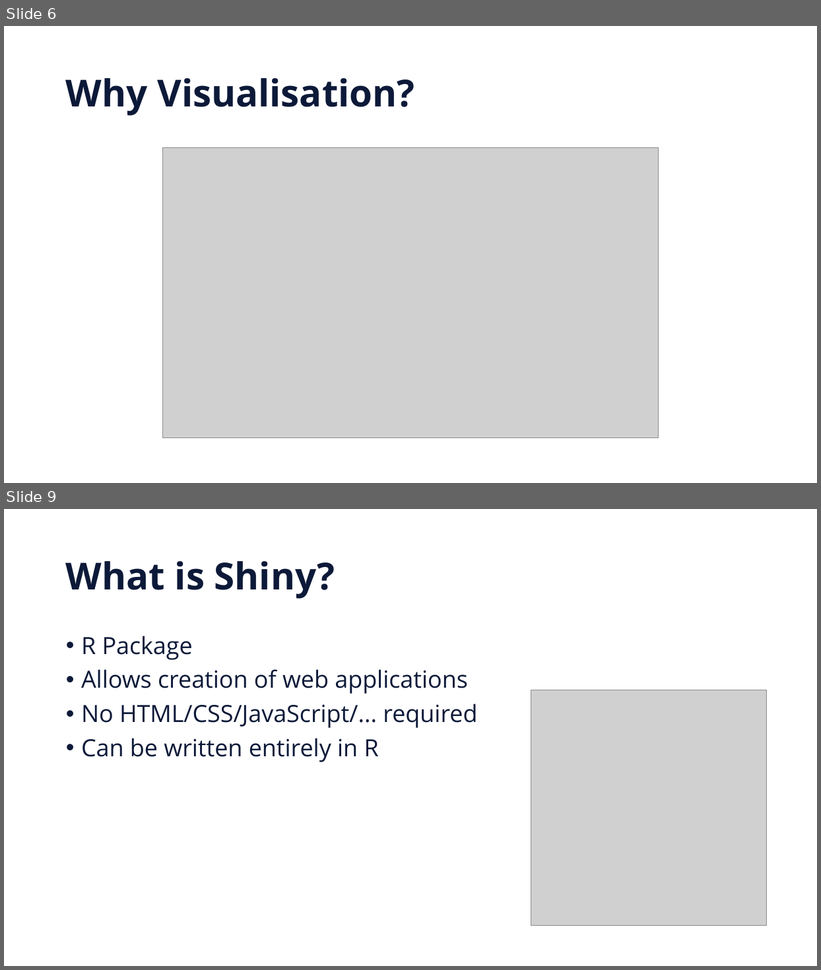
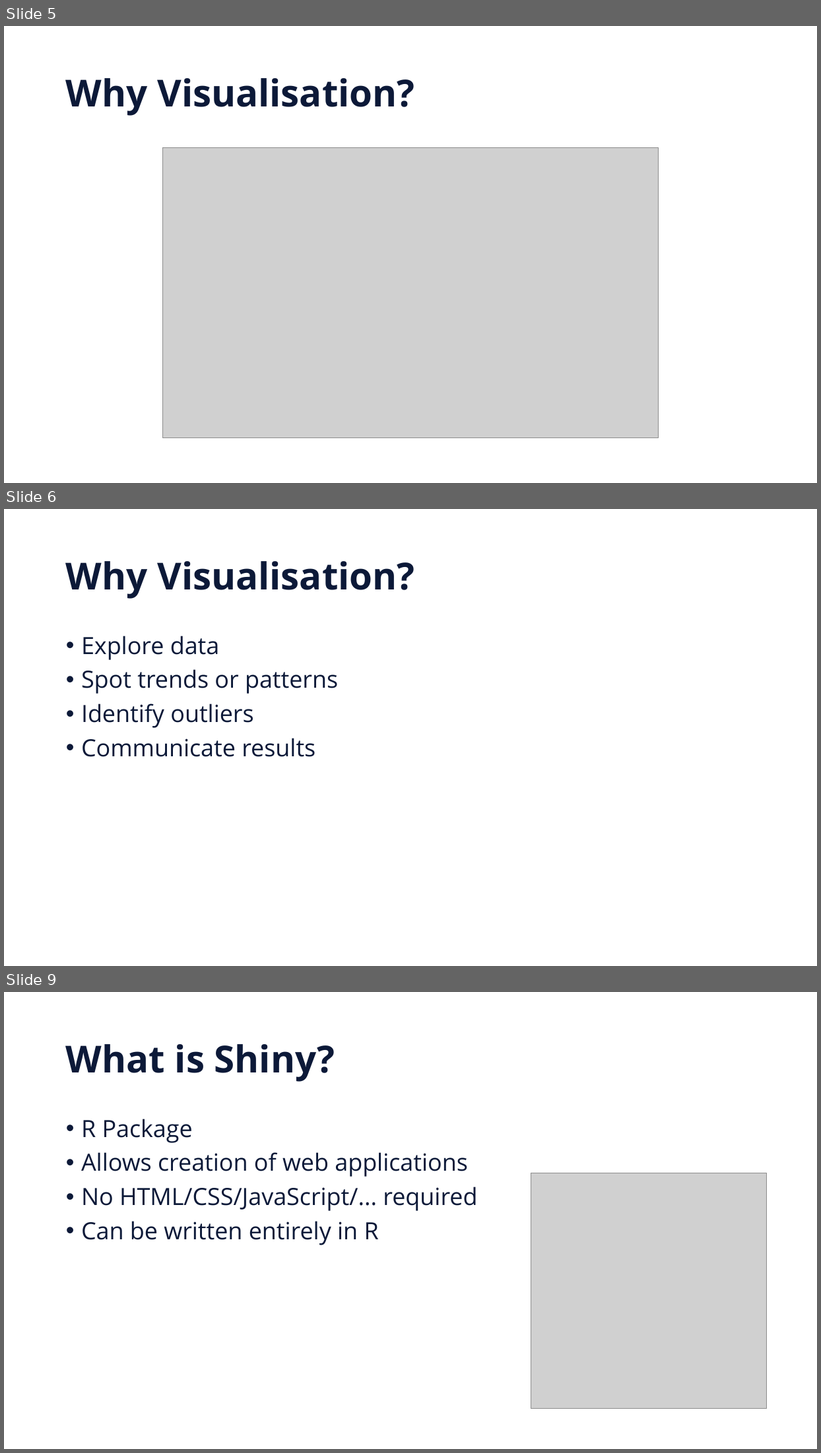
Before and after one commit to russey/interactive_vis, a slide deck: Interactive Visualisation.pptx. Shown one above the other, each under a label of ours: slides 6 and 9 before the commit, slides 5, 6 and 9 after it; the slides between them are not shown. The pictures are 821x970 and 821x1453 pixels, drawn with LibreOffice and Linux fonts; fonts in the diff are those of the drawing; grey boxes stand for pictures; background and template pictures are left out. Boxes give left, top, right and bottom in pixels: in the first picture for what was removed or moved away, otherwise in the second. Text is boxed around its words. In the diff, an @@ line names an element or a change of style, - is before the commit and + after.

```diff
--- a/Interactive Visualisation.pptx
+++ b/Interactive Visualisation.pptx
@@ slide 6 added at box(4, 509, 817, 966), background #FFFFFF @@
@@ title added at box(66, 561, 415, 599), 44 pt, text #0C1938, bold @@
+Why Visualisation?
@@ text added at box(81, 636, 338, 757), 28 pt, text #0C1938 @@
+• Explore data
+• Spot trends or patterns
+• Identify outliers
+• Communicate results
@@ what was slide 6 is now slide 5 @@
```
Also in this commit, not shown: 8 slides changed, 2 other slides added, 6 slides removed.
